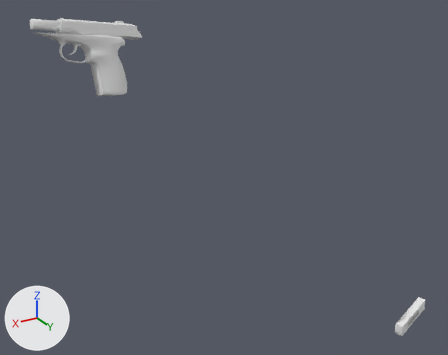
An edit to the OBJ model Vertex_Animation_Compiler/Assets/Makarov_Pistol_Reload161.obj, drawn before and after from the same camera.
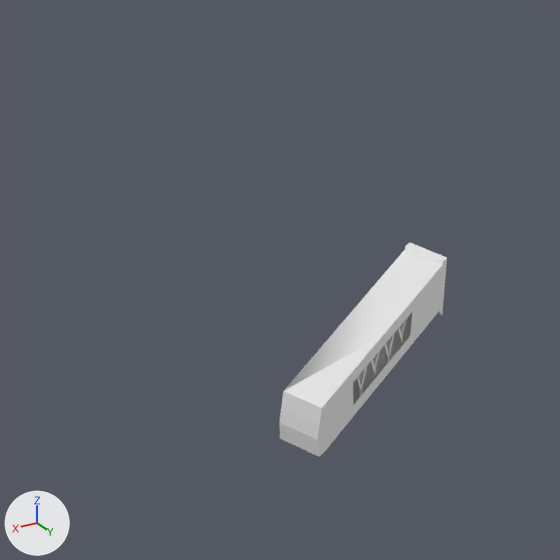
The first picture shows the older version from a 50 mm camera at (0.696, 0.841, 0.122) aimed at (0.204, 0.021, -0.288). The close-ups show both versions on the part from 77% to 100% of the width and 71% to 100% of the height of that picture; other places that the commit changed are outside them. The axes (+X, +Y, +Z) are drawn at lower left. The lights are the same throughout. Where no turn or scale is listed for an object, it has been applied to the vertices.

Names of what the first close-up shows: 'Magazine_Cube.011'.
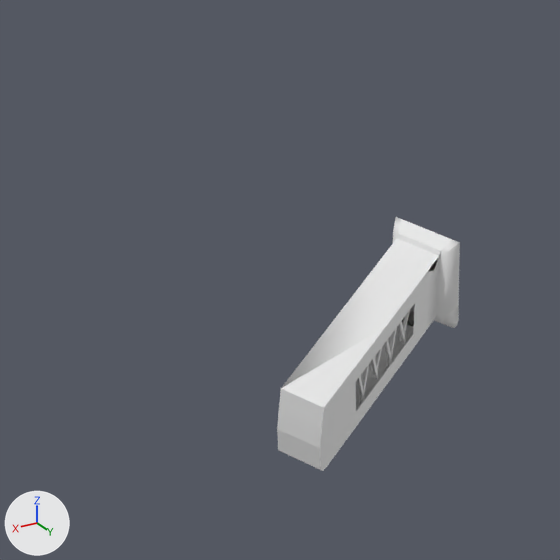
Pixel boxes (x1, y1, x2, y2) of what changed, in the close-ups (560 x 560 px; the box of a moved part takes in the faces that stretch with it):
'Magazine_Cube.011', reshaped (9% wider, 18% taller): before (279, 242, 447, 457); after (277, 217, 460, 471)
part 1 of me_magazine_cube_011, moved or reshaped: before (356, 376, 363, 395); after (357, 375, 365, 402)
part 2 of me_magazine_cube_011, rebuilt (9% wider, 18% taller): before (279, 242, 447, 457); after (277, 217, 460, 471)
part 3 of me_magazine_cube_011, rebuilt: before (397, 327, 403, 344); after (398, 321, 406, 344)
part 4 of me_magazine_cube_011, rebuilt (29% taller): before (357, 367, 367, 397); after (359, 365, 369, 404)
part 5 of me_magazine_cube_011, rebuilt (27% taller): before (397, 317, 408, 342); after (399, 310, 410, 342)
part 6 of me_magazine_cube_011, rebuilt: before (370, 351, 380, 374); after (372, 346, 383, 377)
part 7 of me_magazine_cube_011, rebuilt (27% taller): before (384, 333, 395, 365); after (386, 327, 397, 368)
part 8 of me_magazine_cube_011, rebuilt: before (370, 359, 376, 376); after (371, 357, 379, 379)
part 9 of me_magazine_cube_011, rebuilt (12% wider, 37% taller): before (383, 344, 390, 362); after (384, 339, 392, 364)

The change in detail:
me_magazine_cube_011 is used by ob_magazine_cube_011; location (0.0, 0.0, 0.0).
me_magazine_cube_011 had 140 vertices, 222 faces and spanned x -0.1132..-0.0308, y 0.1971..0.2316, z -0.5687..-0.5304.
me_magazine_cube_011 now has 164 vertices, 270 faces and spans x -0.1165..-0.0306, y 0.1922..0.2325, z -0.5746..-0.521.
me_magazine_cube_011 part 1: the loose piece of 8 vertices spanning x -0.0649..-0.0569, y 0.221..0.2236, z -0.5603..-0.5459 is scaled about its middle by (1.17, 1.14, 1.32), then moved by (-0.0002, 0.0007, -0.0003).
me_magazine_cube_011 part 2: the loose piece of 44 vertices spanning x -0.1132..-0.0308, y 0.1971..0.2316, z -0.5687..-0.5304 is rebuilt with 68 vertices and now spans x -0.1165..-0.0306, y 0.1922..0.2325, z -0.5746..-0.521.
me_magazine_cube_011 part 3: the loose piece of 8 vertices spanning x -0.0896..-0.0814, y 0.2142..0.2168, z -0.5536..-0.5393 is rebuilt with 8 vertices and now spans x -0.0899..-0.0805, y 0.2148..0.2177, z -0.5535..-0.5346.
me_magazine_cube_011 part 4: the loose piece of 8 vertices spanning x -0.0664..-0.0624, y 0.2203..0.2224, z -0.5606..-0.5451 is rebuilt with 8 vertices and now spans x -0.066..-0.0632, y 0.221..0.223, z -0.5633..-0.5426.
me_magazine_cube_011 part 5: the loose piece of 8 vertices spanning x -0.0936..-0.0873, y 0.2124..0.2151, z -0.5529..-0.5379 is rebuilt with 8 vertices and now spans x -0.0926..-0.0875, y 0.2132..0.2158, z -0.5525..-0.5325.
me_magazine_cube_011 part 6: the loose piece of 8 vertices spanning x -0.0767..-0.0705, y 0.217..0.2197, z -0.5564..-0.5414 is rebuilt with 8 vertices and now spans x -0.076..-0.0709, y 0.2177..0.2204, z -0.5575..-0.5375.
me_magazine_cube_011 part 7: the loose piece of 8 vertices spanning x -0.0832..-0.0792, y 0.2156..0.2178, z -0.5571..-0.5416 is rebuilt with 8 vertices and now spans x -0.0825..-0.0798, y 0.2164..0.2184, z -0.5583..-0.5377.
me_magazine_cube_011 part 8: the loose piece of 8 vertices spanning x -0.0728..-0.0646, y 0.2188..0.2214, z -0.557..-0.5428 is rebuilt with 8 vertices and now spans x -0.0734..-0.064, y 0.2193..0.2223, z -0.5584..-0.5396.
me_magazine_cube_011 part 9: the loose piece of 8 vertices spanning x -0.0817..-0.0738, y 0.2164..0.219, z -0.5568..-0.5424 is rebuilt with 8 vertices and now spans x -0.0822..-0.0731, y 0.2169..0.2198, z -0.5579..-0.5389.
